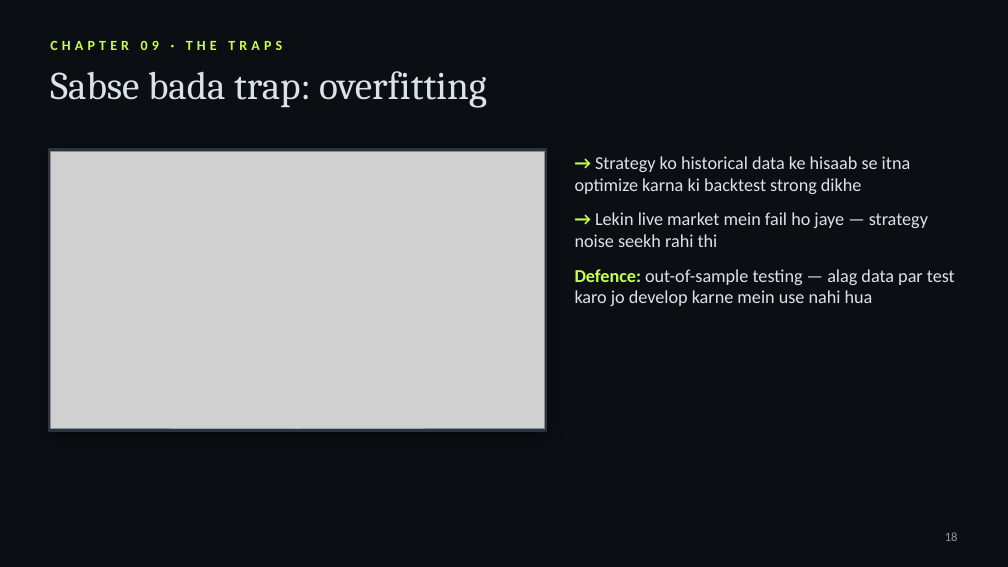
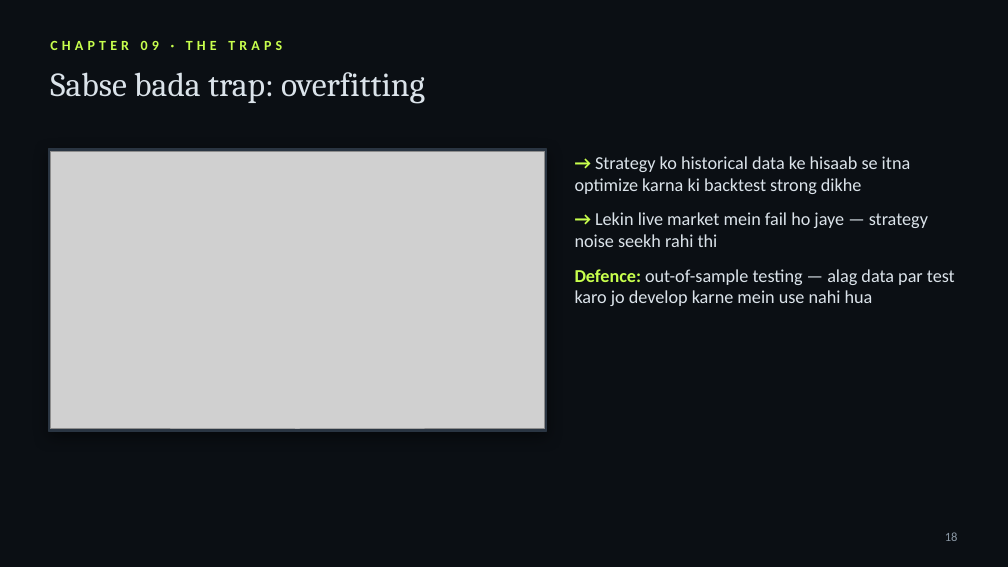
Before and after one commit to kashishchoudhary218-bot/nomi-trades-app, a slide deck: slide 18 of video/jim-simons-documentary/deck/The-Mathematicians-Edge-Hinglish.pptx. Drawn at 1008x567 pixels with LibreOffice and Linux fonts; fonts in the diff are those of the drawing; grey boxes stand for pictures. Boxes give left, top, right and bottom in pixels: in the first picture for what was removed or moved away, otherwise in the second. Text is boxed around its words. In the diff, an @@ line names an element or a change of style, - is before the commit and + after.

```diff
--- a/video/jim-simons-documentary/deck/The-Mathematicians-Edge-Hinglish.pptx
+++ b/video/jim-simons-documentary/deck/The-Mathematicians-Edge-Hinglish.pptx
@@ text "Sabse bada trap: overfitting" at [50, 72, 425, 104]: size 28 to 24 pt @@
```
Also in this commit, not shown: 20 other slides changed, 3 other files.
